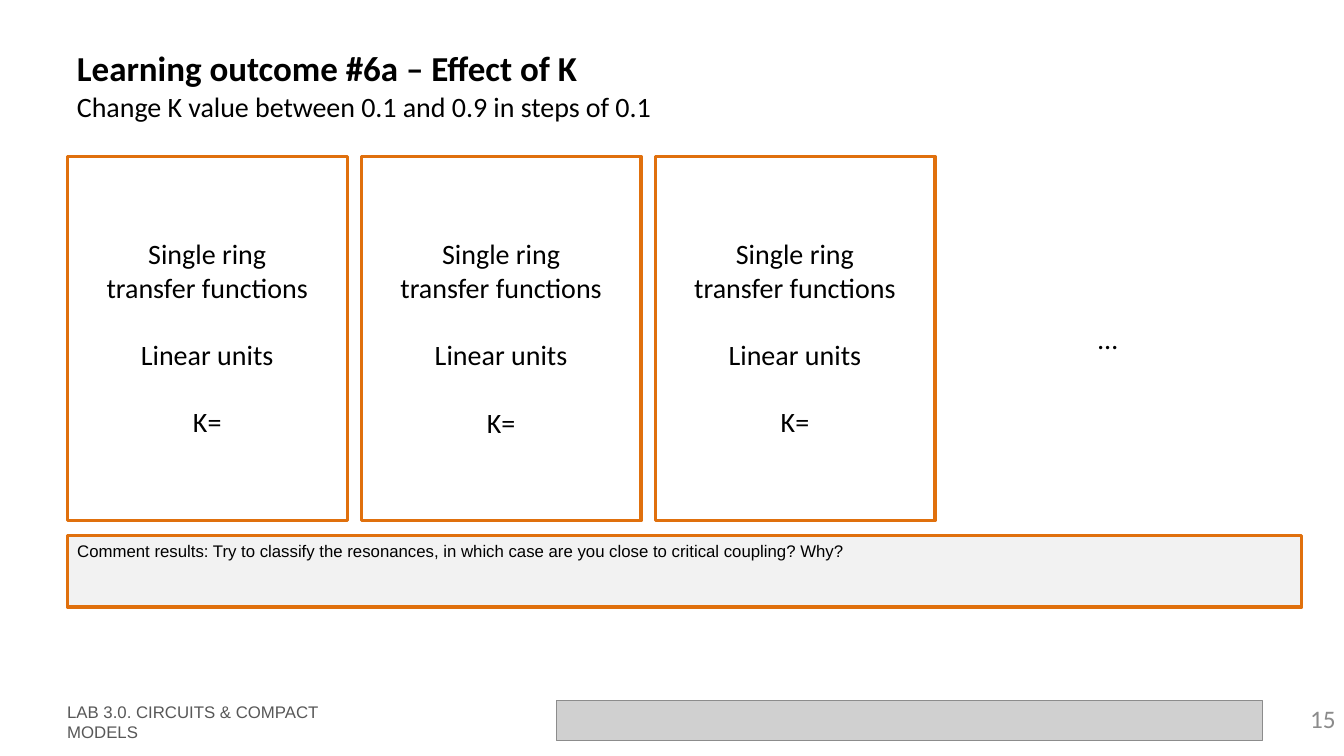
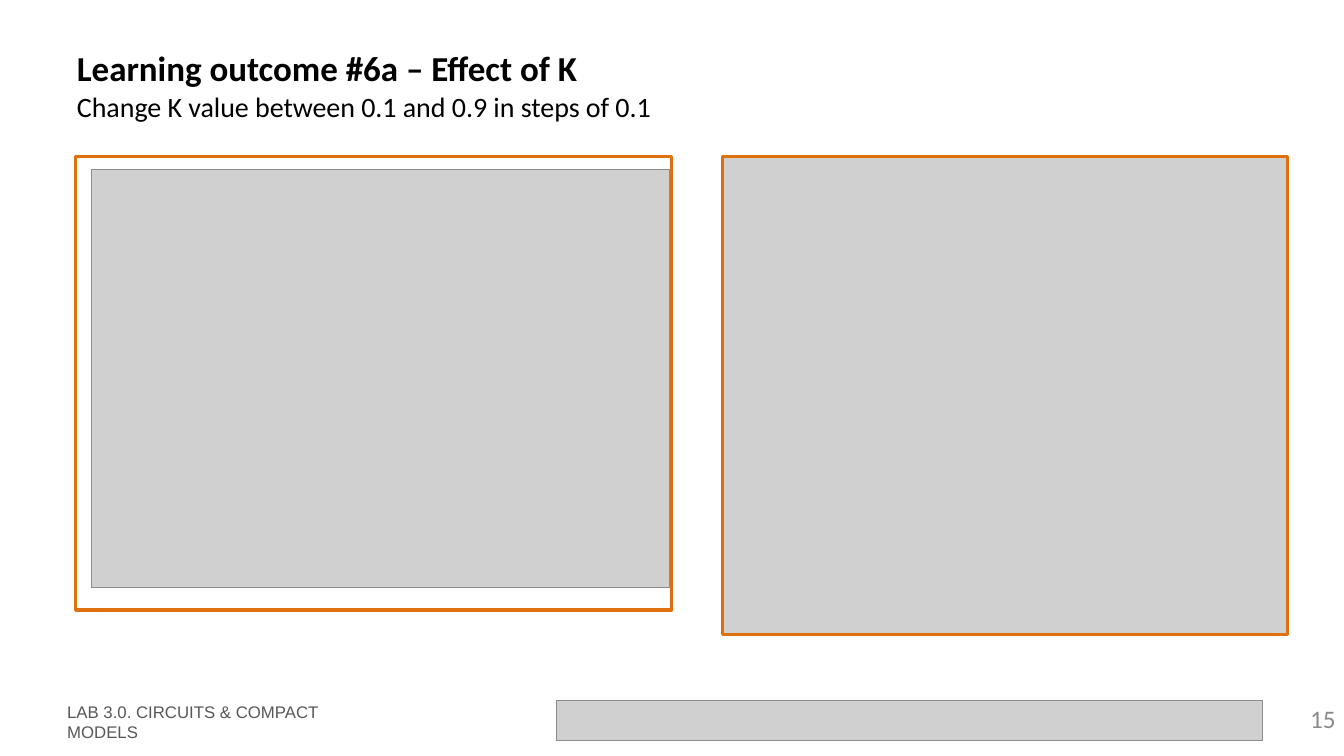
Before and after one commit to ltorjua/cifoin-lab3, a slide deck: slide 15 of LabBook_30.pptx. Drawn at 1344x756 pixels with LibreOffice and Linux fonts; fonts in the diff are those of the drawing; grey boxes stand for pictures; background and template pictures are left out. Boxes give left, top, right and bottom in pixels: in the first picture for what was removed or moved away, otherwise in the second. Text is boxed around its words. In the diff, an @@ line names an element or a change of style, - is before the commit and + after.

```diff
--- a/LabBook_30.pptx
+++ b/LabBook_30.pptx
@@ rectangle removed at box(68, 156, 348, 521) @@
@@ rectangle: place and size @@
-rectangle at box(361, 156, 641, 521)
+rectangle at box(76, 156, 673, 610)
@@ picture added at box(92, 170, 669, 589) @@
@@ rectangle removed at box(655, 156, 936, 521) @@
@@ picture added at box(723, 156, 1289, 635) @@
@@ text removed at box(107, 244, 308, 432) @@
-Single ring
-transfer functions
-Linear units
-K=
@@ text removed at box(400, 244, 602, 433) @@
-Single ring
-transfer functions
-Linear units
-K=
@@ text removed at box(694, 244, 896, 432) @@
-Single ring
-transfer functions
-Linear units
-K=
@@ text removed at box(1088, 317, 1127, 361) @@
-…
@@ rectangle removed at box(68, 536, 1303, 608) @@
-Comment results: Try to classify the resonances, in which case are you close to critical coupling? Why?
```
Also in this commit, not shown: 2 other slides changed, 1 other file.
